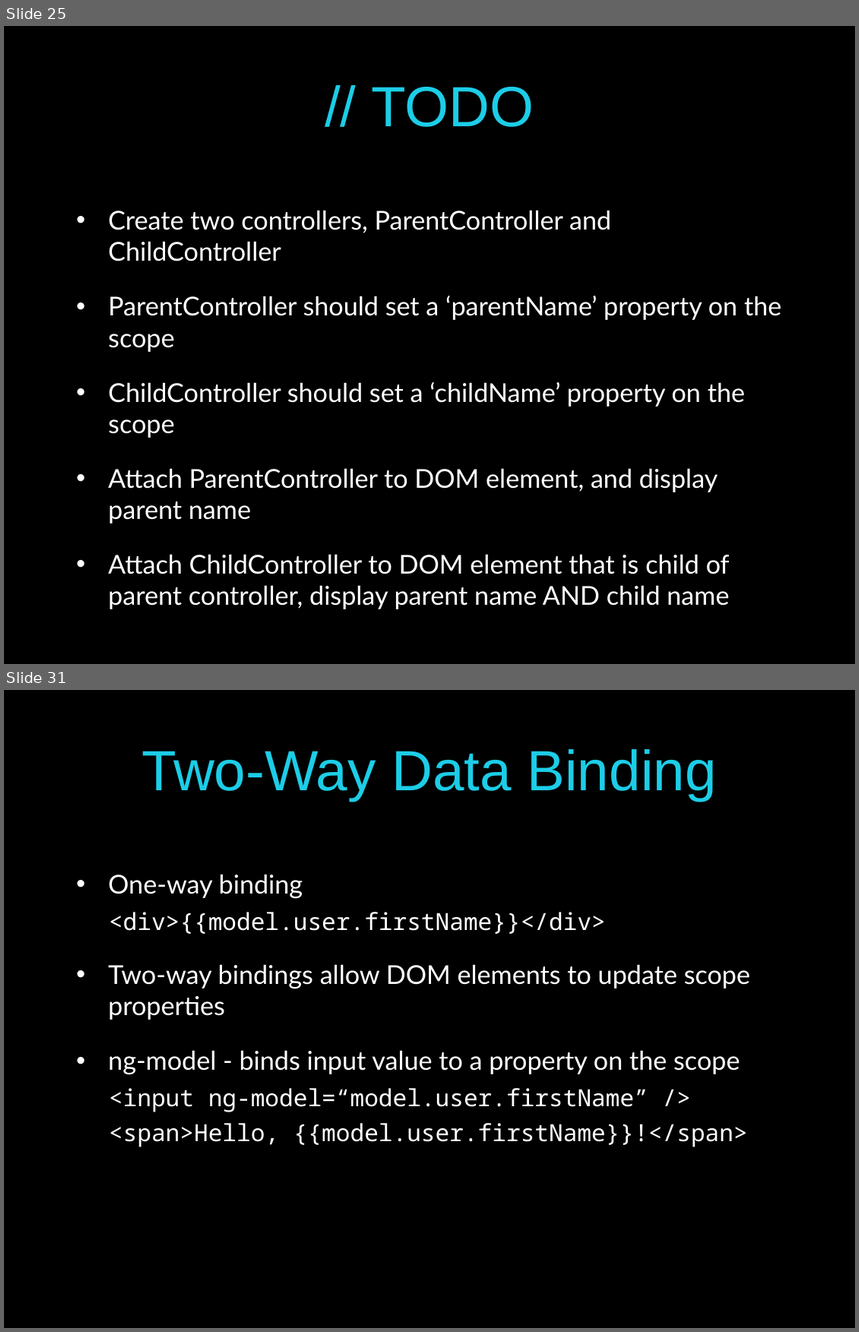
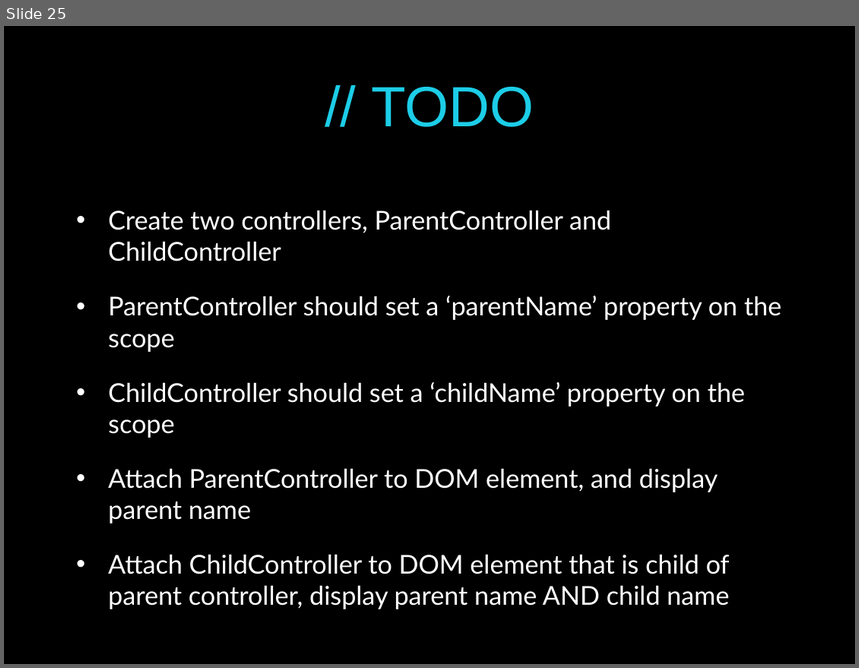
Before and after one commit to pmaccart/ng-bootcamp, a slide deck: slides/ng-bootcamp-day-1.pptx. Shown one above the other, each under a label of ours: slides 25 and 31 before the commit, slide 25 after it; the slides between them are not shown. The pictures are 859x1332 and 859x668 pixels, drawn with LibreOffice and Linux fonts; fonts in the diff are those of the drawing. Boxes give left, top, right and bottom in pixels: in the first picture for what was removed or moved away, otherwise in the second. Text is boxed around its words. In the diff, an @@ line names an element or a change of style, - is before the commit and + after.

```diff
--- a/slides/ng-bootcamp-day-1.pptx
+++ b/slides/ng-bootcamp-day-1.pptx
@@ slide 31 removed at <box>4,690,855,1328</box>, background #000000 @@
@@ title removed at <box>142,749,717,801</box> @@
-Two-Way Data Binding
@@ text removed at <box>108,874,750,1148</box> @@
-• One-way binding
-  <div>{{model.user.firstName}}</div>
-• Two-way bindings allow DOM elements to update scope properties
-• ng-model - binds input value to a property on the scope
-  <input ng-model=“model.user.firstName” />
-  <span>Hello, {{model.user.firstName}}!</span>
```
Also in this commit, not shown: 21 other slides removed, 2 other files.
